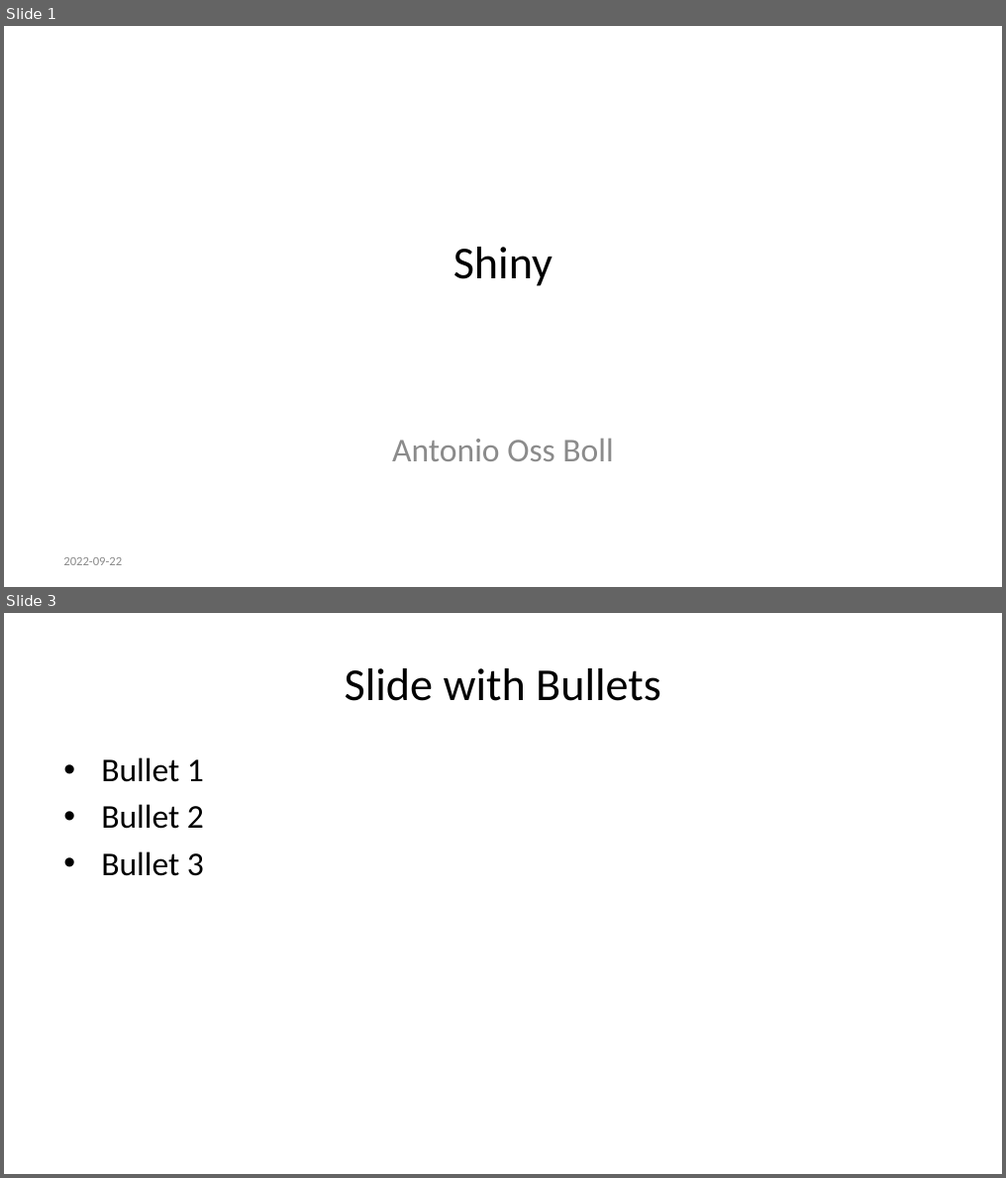
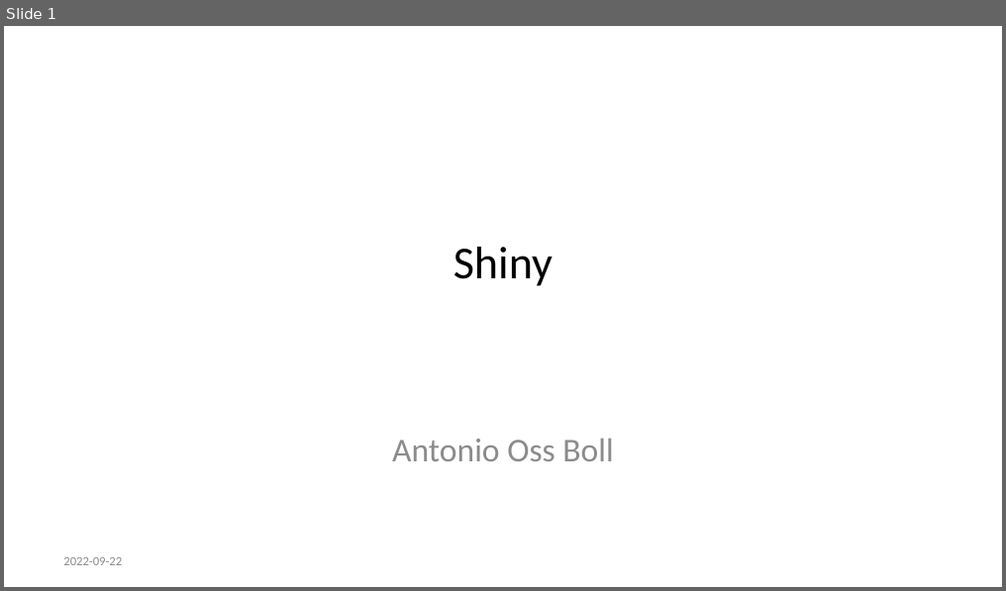
Before and after one commit to AntonioBoll/ApresentacaoShiny, a slide deck: apresentacao.pptx. Shown one above the other, each under a label of ours: slides 1 and 3 before the commit, slide 1 after it; the slides between them are not shown. The pictures are 1006x1178 and 1006x591 pixels, drawn with LibreOffice and Linux fonts; fonts in the diff are those of the drawing. Boxes give left, top, right and bottom in pixels: in the first picture for what was removed or moved away, otherwise in the second. Text is boxed around its words. In the diff, an @@ line names an element or a change of style, - is before the commit and + after.

```diff
--- a/apresentacao.pptx
+++ b/apresentacao.pptx
@@ slide 3 removed at box(4, 613, 1002, 1174), background #FFFFFF @@
@@ title removed at box(345, 668, 661, 701) @@
-Slide with Bullets
@@ text removed at box(101, 758, 204, 876) @@
-• Bullet 1
-• Bullet 2
-• Bullet 3
```
Also in this commit, not shown: 1 slide changed, 19 slides added, 2 other slides removed, 1 other file.
